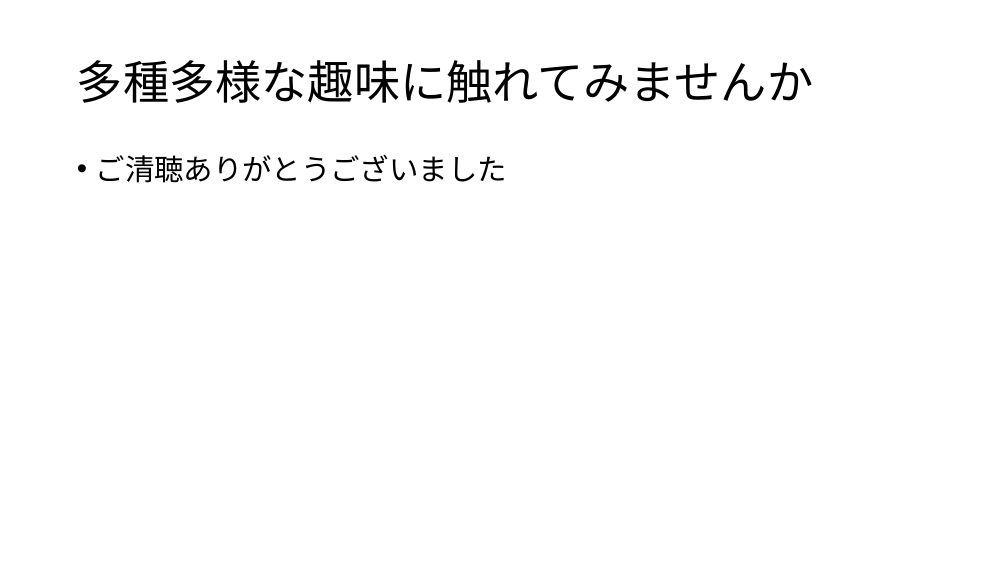
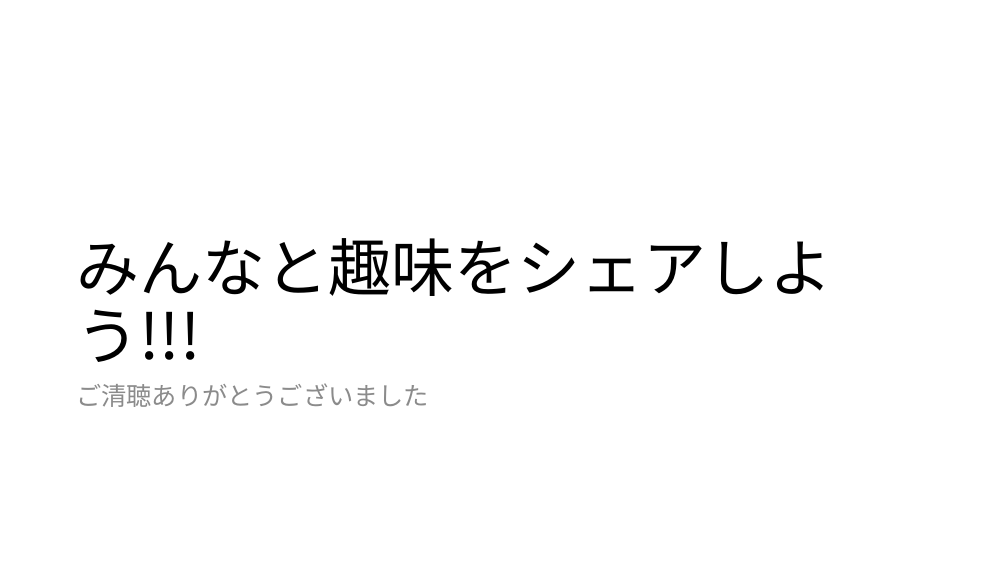
Before and after one commit to jack-app/jackhack2018_C, a slide deck: slide 10 of pptx/こんな趣味いかがですか.pptx (slide 5 before the commit). Drawn at 1008x567 pixels with LibreOffice and Linux fonts; fonts in the diff are those of the drawing. Boxes give left, top, right and bottom in pixels: in the first picture for what was removed or moved away, otherwise in the second. Text is boxed around its words. In the diff, an @@ line names an element or a change of style, - is before the commit and + after.

```diff
--- a/pptx/こんな趣味いかがですか.pptx
+++ b/pptx/こんな趣味いかがですか.pptx
@@ title "みんなと趣味をシェアしよう!!!" at [76, 238, 832, 362]: vertical alignment middle to bottom @@
@@ title at [76, 238, 832, 362]: text changed; size 44 to 60 pt @@
-多種多様な趣味に触れてみませんか
+みんなと趣味をシェアしよう!!!
@@ text "ご清聴ありがとうございました": place and size @@
-text "ご清聴ありがとうございました" at [96, 155, 507, 183]
+text "ご清聴ありがとうございました" at [76, 383, 429, 407]
@@ text "ご清聴ありがとうございました" at [76, 383, 429, 407]: size 28 to 24 pt, text colour #000000 to #8C8C8C; bullet • to none @@
```
Also in this commit, not shown: 1 other slide changed, 8 slides added, 3 slides removed.
